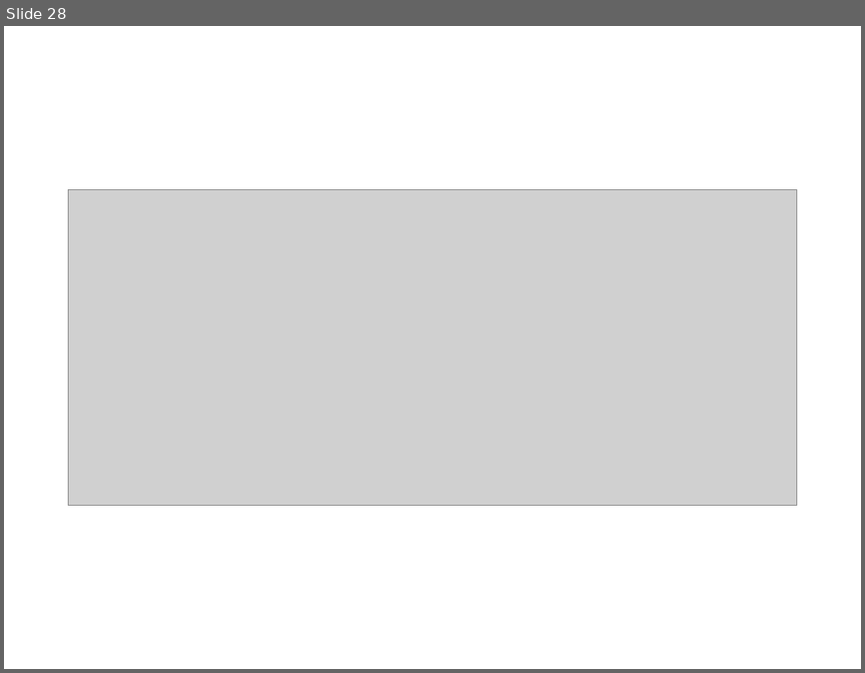
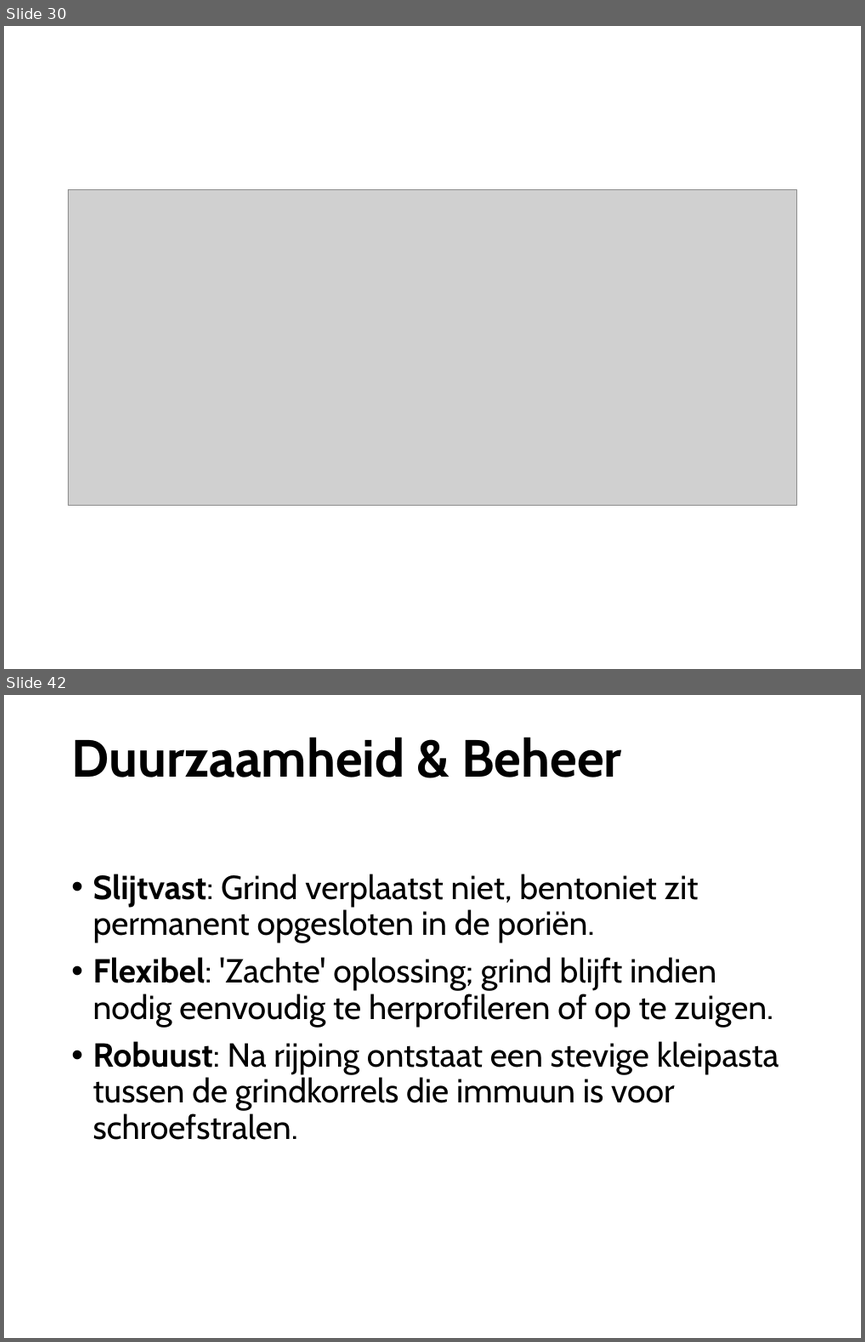
Before and after one commit to Olsthoorn/mf6lab, a slide deck: Projects/ARK_RWS/images/Plaatjes_RWS_ARK.pptx. Shown one above the other, each under a label of ours: slide 28 before the commit, slides 30 and 42 after it; the slides between them are not shown. The pictures are 865x673 and 865x1342 pixels, drawn with LibreOffice and Linux fonts; fonts in the diff are those of the drawing; grey boxes stand for pictures. Boxes give left, top, right and bottom in pixels: in the first picture for what was removed or moved away, otherwise in the second. Text is boxed around its words. In the diff, an @@ line names an element or a change of style, - is before the commit and + after.

```diff
--- a/Projects/ARK_RWS/images/Plaatjes_RWS_ARK.pptx
+++ b/Projects/ARK_RWS/images/Plaatjes_RWS_ARK.pptx
@@ slide 42 added at (4, 695, 861, 1338), background #FFFFFF @@
@@ title added at (71, 737, 622, 777), 44 pt, text #000000, bold @@
+Duurzaamheid & Beheer
@@ text added at (93, 873, 779, 1140), 28 pt, text #000000 @@
+• Slijtvast: Grind verplaatst niet, bentoniet zit permanent opgesloten in de poriën.
+• Flexibel: 'Zachte' oplossing; grind blijft indien nodig eenvoudig te herprofileren of op te zuigen.
+• Robuust: Na rijping ontstaat een stevige kleipasta tussen de grindkorrels die immuun is voor schroefstralen.
@@ what was slide 28 is now slide 30 @@
```
Also in this commit, not shown: 16 other slides added, 28 other files.
